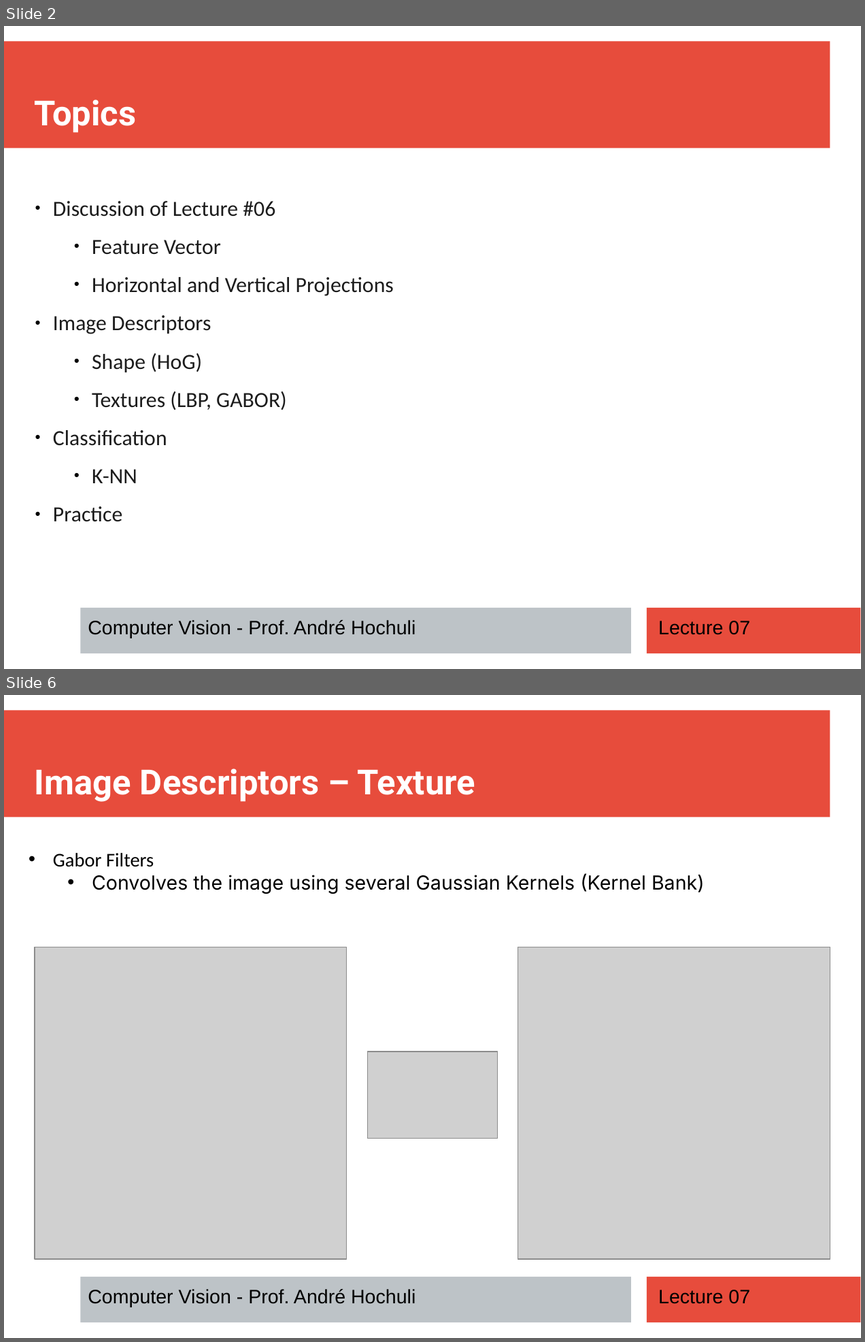
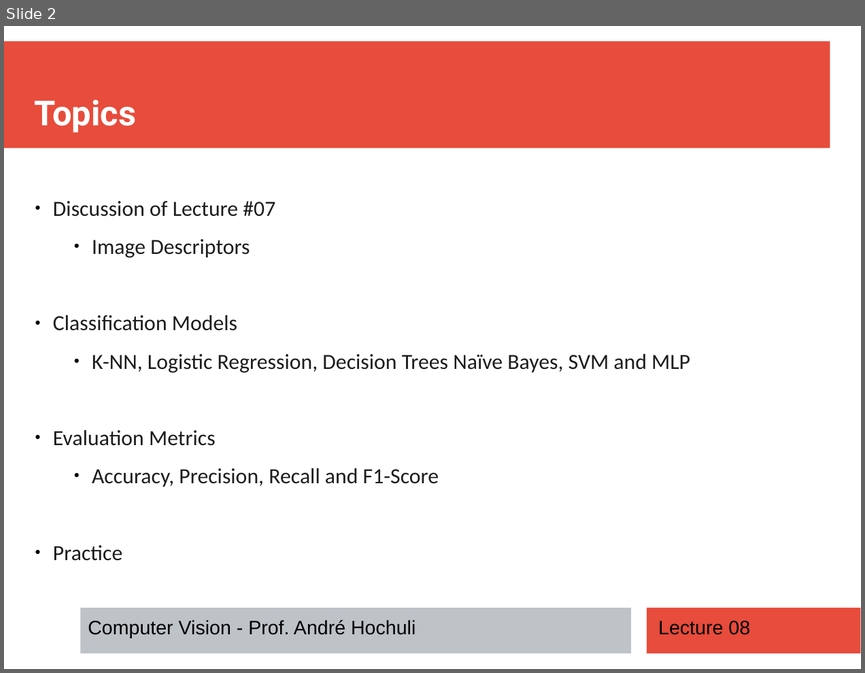
Before and after one commit to andrehochuli/teaching, a slide deck: ComputerVision/Lecture 08 - Classification/Lecture 08 - Classification.pptx. Shown one above the other, each under a label of ours: slides 2 and 6 before the commit, slide 2 after it; the slides between them are not shown. The pictures are 865x1342 and 865x673 pixels, drawn with LibreOffice and Linux fonts; fonts in the diff are those of the drawing; grey boxes stand for pictures. Boxes give left, top, right and bottom in pixels: in the first picture for what was removed or moved away, otherwise in the second. Text is boxed around its words. In the diff, an @@ line names an element or a change of style, - is before the commit and + after.

```diff
--- a/ComputerVision/Lecture 08 - Classification/Lecture 08 - Classification.pptx
+++ b/ComputerVision/Lecture 08 - Classification/Lecture 08 - Classification.pptx
@@ slide 6 removed at [4,695,861,1338], background #FFFFFF; not listed: 3 template elements that a slide beside it also shows @@
@@ text removed at [35,768,475,802] @@
-Image Descriptors – Texture
@@ text removed at [53,853,704,894] @@
-• Gabor Filters
-  • Convolves the image using several Gaussian Kernels (Kernel Bank)
@@ picture removed at [35,947,346,1259] @@
@@ picture removed at [518,947,830,1259] @@
@@ picture removed at [368,1051,498,1138] @@
@@ text removed at [88,1289,415,1307] @@
-Computer Vision - Prof. André Hochuli
@@ text removed at [658,1289,750,1304] @@
-Lecture 07
@@ slide 2 changed as well @@
@@ text "Discussion of Lecture #07" at [53,201,690,560]: list level 1 to 2 in "Image Descriptors" @@
@@ text at [53,201,275,216]: text changed @@
-● Discussion of Lecture #06
-  ● Feature Vector
-  ● Horizontal and Vertical Projections
+● Discussion of Lecture #07
@@ text at [53,315,690,486]: text changed @@
-  ● Shape (HoG)
-  ● Textures (LBP, GABOR)
-● Classification
-  ● K-NN
+● Classification Models
+  ● K-NN, Logistic Regression, Decision Trees Naïve Bayes, SVM and MLP
+● Evaluation Metrics
+  ● Accuracy, Precision, Recall and F1-Score
@@ text at [658,620,750,635]: text changed @@
-Lecture 07
+Lecture 08
```
Also in this commit, not shown: 3 other slides changed, 19 slides added, 4 other slides removed.
